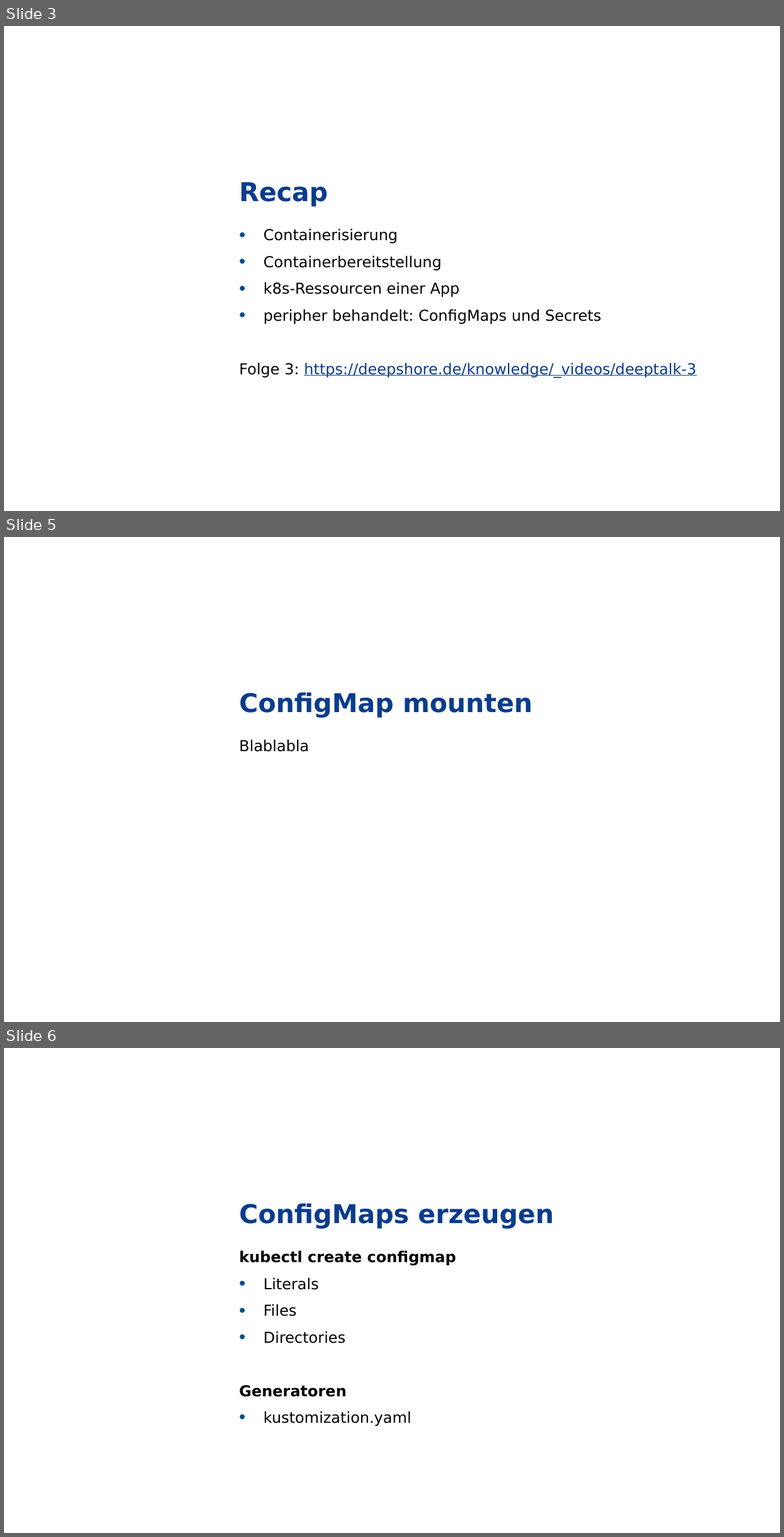
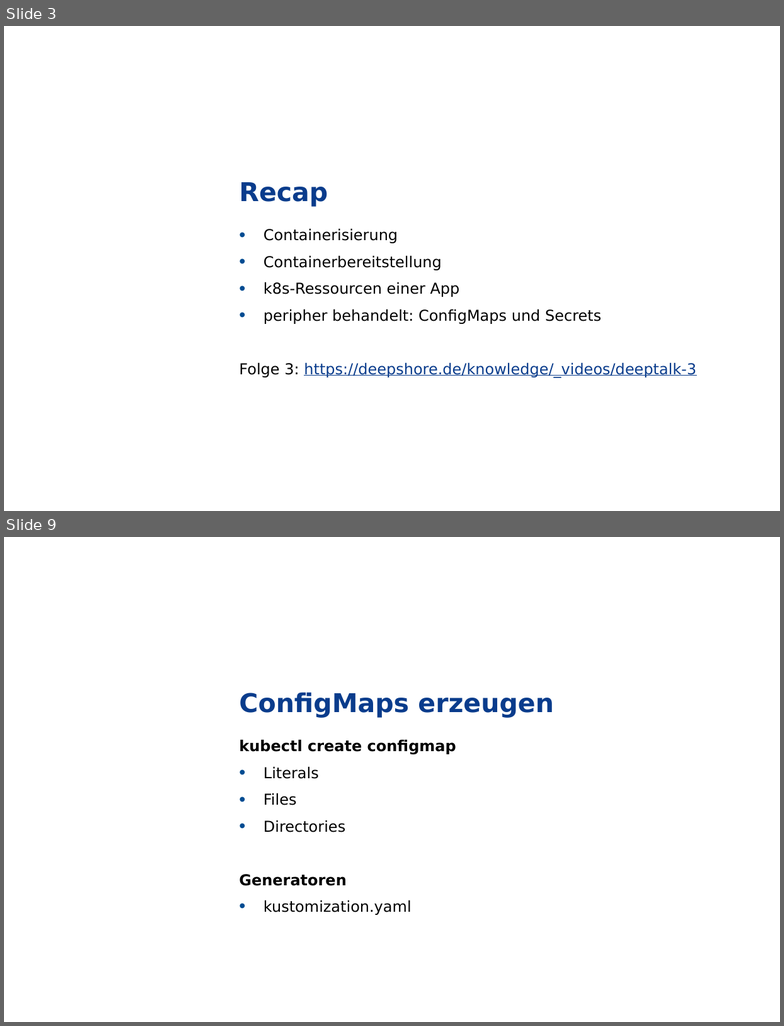
Before and after one commit to grothesk/deepshore-labs, a slide deck: 04-configmaps-und-secrets/deeptalk-04.pptx. Shown one above the other, each under a label of ours: slides 3, 5 and 6 before the commit, slides 3 and 9 after it; the slides between them are not shown. The pictures are 784x1537 and 784x1026 pixels, drawn with LibreOffice and Linux fonts; fonts in the diff are those of the drawing; background and template pictures are left out. Boxes give left, top, right and bottom in pixels: in the first picture for what was removed or moved away, otherwise in the second. Text is boxed around its words. In the diff, an @@ line names an element or a change of style, - is before the commit and + after.

```diff
--- a/04-configmaps-und-secrets/deeptalk-04.pptx
+++ b/04-configmaps-und-secrets/deeptalk-04.pptx
@@ slide 5 removed at (x1=4, y1=537, x2=780, y2=1022), background picture (left out); not listed: 1 template element that a slide beside it also shows @@
@@ title removed at (x1=239, y1=692, x2=533, y2=718) @@
-ConfigMap mounten
@@ text removed at (x1=239, y1=739, x2=309, y2=752) @@
-Blablabla
@@ what was slide 6 is now slide 9 @@
```
Also in this commit, not shown: 6 slides changed, 4 slides added, 2 other files.
